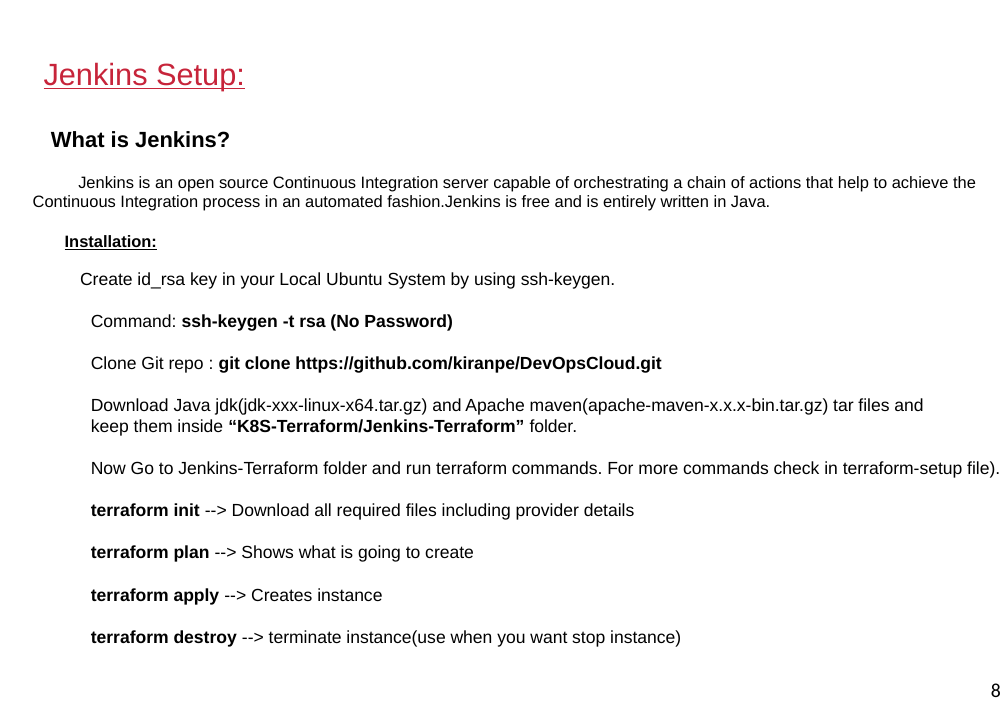
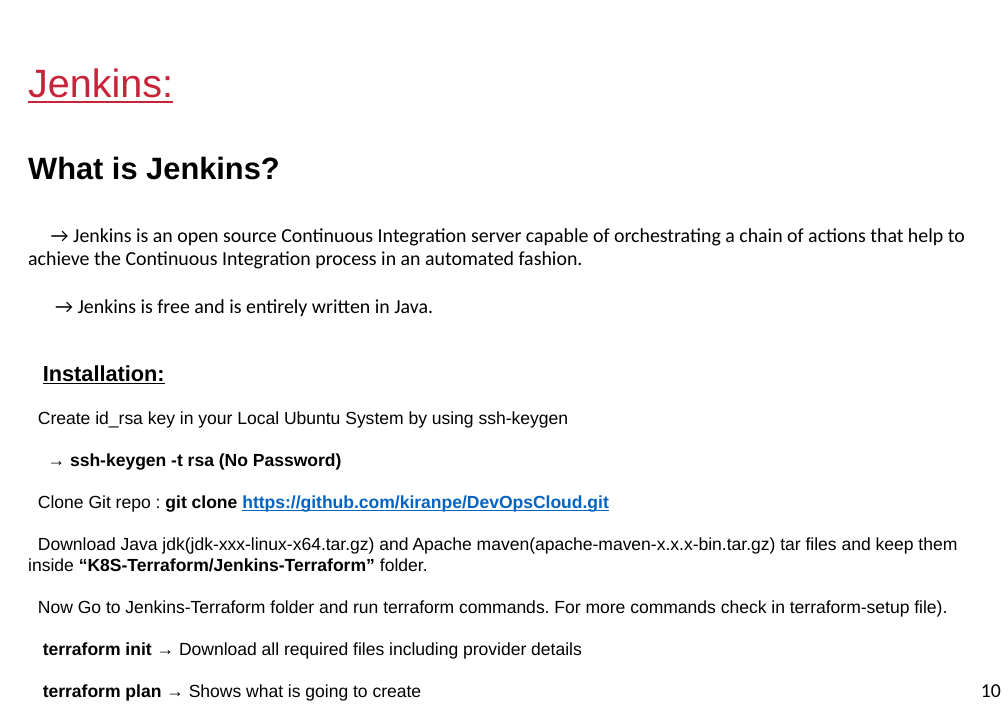
Before and after one commit to kiranpe/DevOpsCloud, a slide deck: slide 10 of DevOpsDoc.pptx (slide 8 before the commit). Drawn at 1008x712 pixels with LibreOffice and Linux fonts; fonts in the diff are those of the drawing; background and template pictures are left out. Boxes give left, top, right and bottom in pixels: in the first picture for what was removed or moved away, otherwise in the second. Text is boxed around its words. In the diff, an @@ line names an element or a change of style, - is before the commit and + after.

```diff
--- a/DevOpsDoc.pptx
+++ b/DevOpsDoc.pptx
@@ title at (28,68,173,103): text changed; size 28 to 36 pt @@
-Jenkins Setup:
+Jenkins:
@@ text "What is Jenkins?": place and size @@
-text "What is Jenkins?" at (33,131,1000,647)
+text "What is Jenkins?" at (28,156,965,701)
@@ text at (28,156,608,512): size 20 to 28.1 pt in "What is Jenkins?"; size 15 to 19.8 pt in "Installation:"; text colour #000000 to #0563C1, underline on in "https://github.com/kiranpe/DevOpsCloud.git" @@
@@ text at (28,228,965,317): text changed; size 15 to 18.2 pt; font Arial to Calibri @@
-Jenkins is an open source Continuous Integration server capable of orchestrating a chain of actions that help to achieve the
-Continuous Integration process in an automated fashion.Jenkins is free and is entirely written in Java.
+→ Jenkins is an open source Continuous Integration server capable of orchestrating a chain of actions that help to achieve the Continuous Integration process in an automated fashion.
+→ Jenkins is free and is entirely written in Java.
@@ text at (38,411,569,470): text changed @@
-Create id_rsa key in your Local Ubuntu System by using ssh-keygen.
-Command: ssh-keygen -t rsa (No Password)
+Create id_rsa key in your Local Ubuntu System by using ssh-keygen
+→ ssh-keygen -t rsa (No Password)
@@ text at (28,537,957,572): text changed @@
-Download Java jdk(jdk-xxx-linux-x64.tar.gz) and Apache maven(apache-maven-x.x.x-bin.tar.gz) tar files and
-keep them inside “K8S-Terraform/Jenkins-Terraform” folder.
+Download Java jdk(jdk-xxx-linux-x64.tar.gz) and Apache maven(apache-maven-x.x.x-bin.tar.gz) tar files and keep them inside “K8S-Terraform/Jenkins-Terraform” folder.
@@ text at (43,642,582,701): text changed @@
-terraform init --> Download all required files including provider details
-terraform plan --> Shows what is going to create
-terraform apply --> Creates instance
-terraform destroy --> terminate instance(use when you want stop instance)
+terraform init → Download all required files including provider details
+terraform plan → Shows what is going to create
+terraform apply →apply what ever shows in the plan and creates instance
+terraform destroy → terminate instance(use when you wants to terminate instance)
@@ page number at (981,684,1001,697): text changed @@
-8
+10
```
Also in this commit, not shown: 15 other slides changed, 1 slide added.
